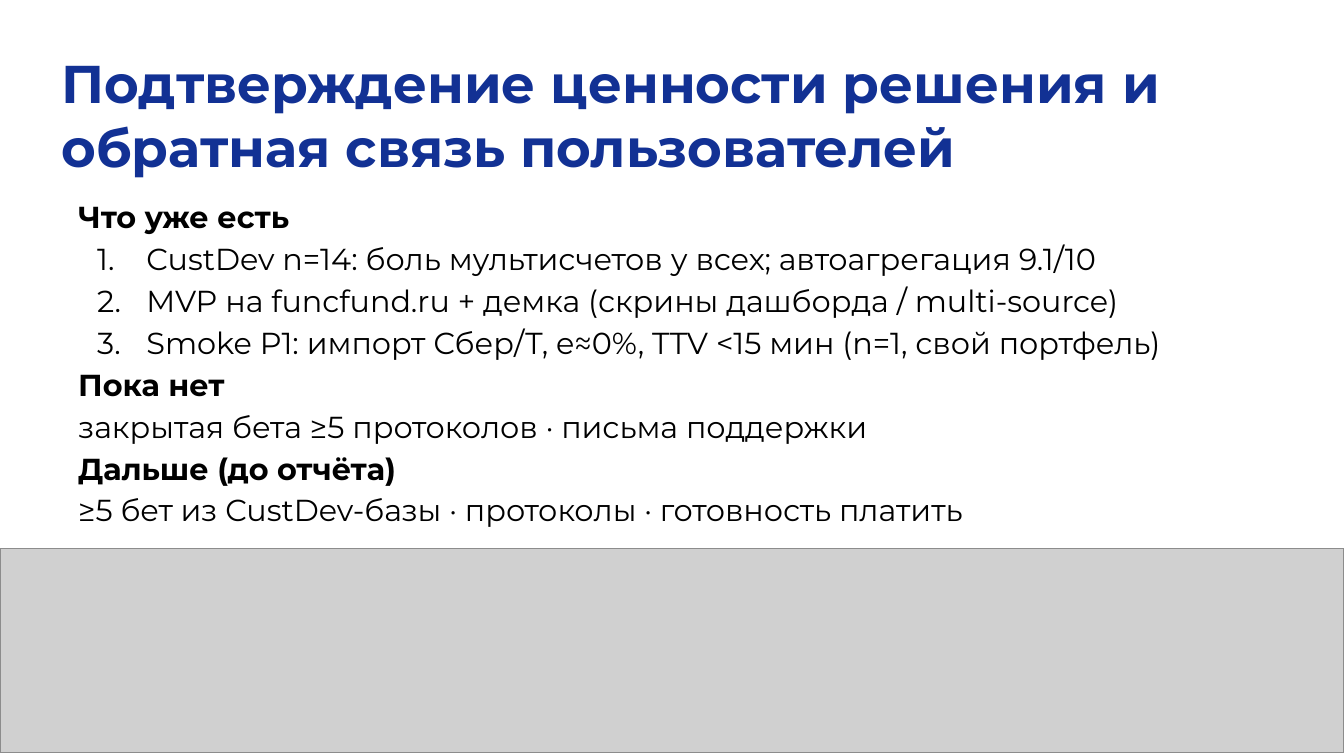
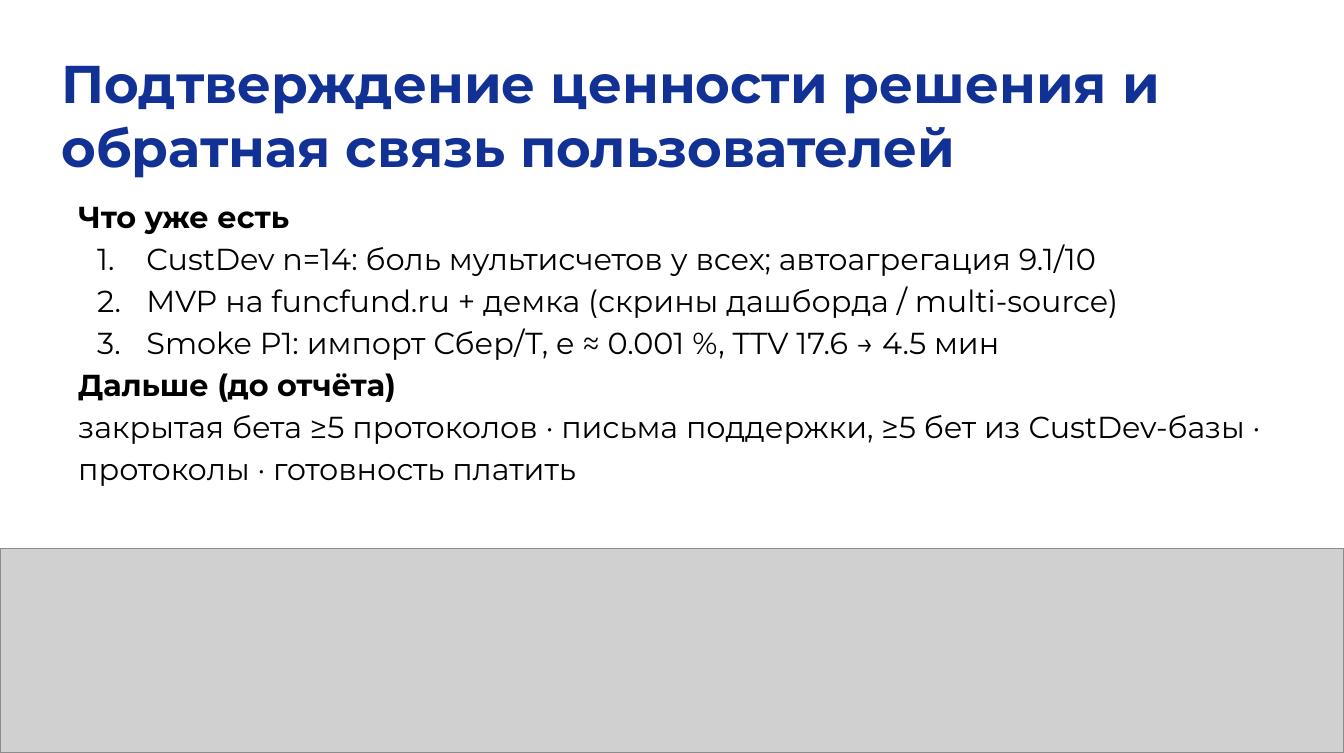
Before and after one commit to funcid/mipt-masters-coursework, a slide deck: slide 17 of 3 semester/FuncFund_ВКРС/I — НИР 3/01 — Финал/FuncFund_питч-дек_НИР 3_финал.pptx (slide 16 before the commit). Drawn at 1344x753 pixels with LibreOffice and Linux fonts; fonts in the diff are those of the drawing; grey boxes stand for pictures. Boxes give left, top, right and bottom in pixels: in the first picture for what was removed or moved away, otherwise in the second. Text is boxed around its words. In the diff, an @@ line names an element or a change of style, - is before the commit and + after.

```diff
--- a/3 semester/FuncFund_ВКРС/I — НИР 3/01 — Финал/FuncFund_питч-дек_НИР 3_финал.pptx
+++ b/3 semester/FuncFund_ВКРС/I — НИР 3/01 — Финал/FuncFund_питч-дек_НИР 3_финал.pptx
@@ text at [146, 328, 999, 360]: text changed @@
-3. Smoke P1: импорт Сбер/Т, e≈0%, TTV <15 мин (n=1, свой портфель)
-Пока нет
-закрытая бета ≥5 протоколов · письма поддержки
+3. Smoke P1: импорт Сбер/Т, e ≈ 0.001 %, TTV 17.6 → 4.5 мин
@@ text at [78, 415, 1245, 486]: text changed @@
-≥5 бет из CustDev-базы · протоколы · готовность платить
+закрытая бета ≥5 протоколов · письма поддержки, ≥5 бет из CustDev-базы · протоколы · готовность платить
```
Also in this commit, not shown: 4 other slides changed, 1 slide added, 8 other files.
